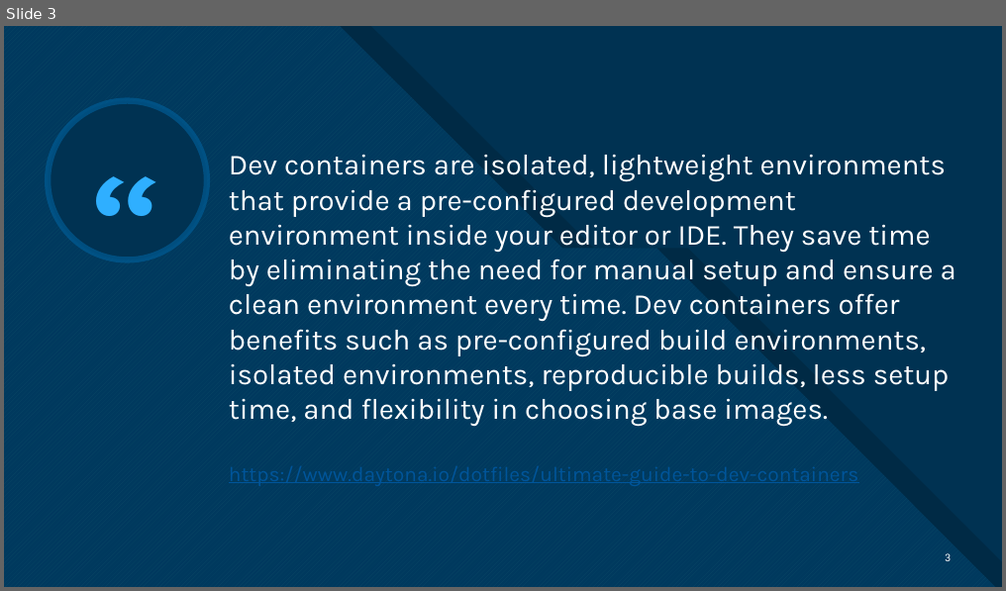
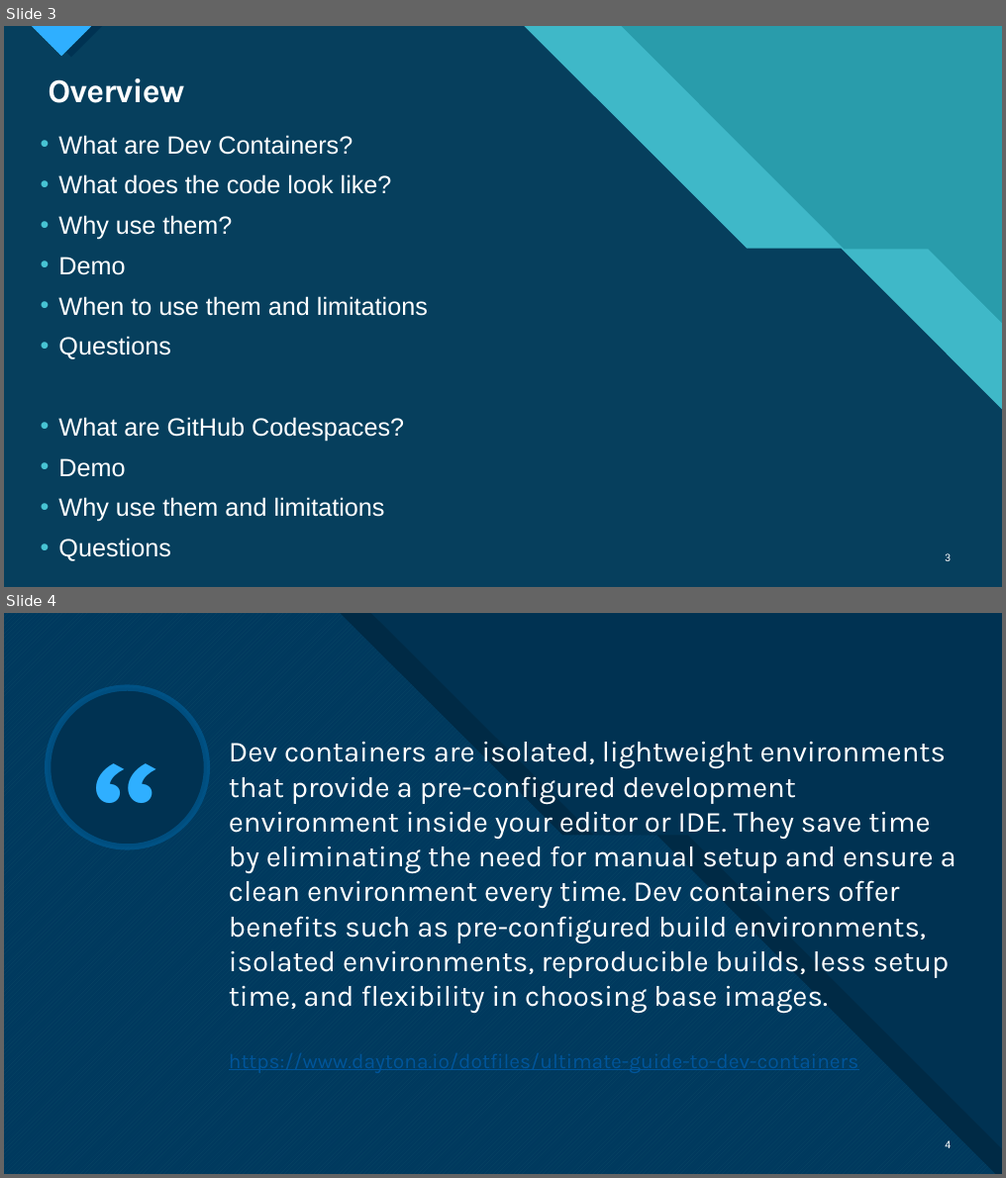
Before and after one commit to deadlydog/Presentation.DevContainersAndGitHubCodespaces, a slide deck: src/Dev Containers and GitHub Codespaces Lunch and Learn.pptx. Shown one above the other, each under a label of ours: slide 3 before the commit, slides 3 and 4 after it. The pictures are 1006x591 and 1006x1178 pixels, drawn with LibreOffice and Linux fonts; fonts in the diff are those of the drawing. Boxes give left, top, right and bottom in pixels: in the first picture for what was removed or moved away, otherwise in the second. Text is boxed around its words. In the diff, an @@ line names an element or a change of style, - is before the commit and + after.

```diff
--- a/src/Dev Containers and GitHub Codespaces Lunch and Learn.pptx
+++ b/src/Dev Containers and GitHub Codespaces Lunch and Learn.pptx
@@ slide 3 added at bbox=[4, 26, 1002, 587], background #47C3D3; not listed: 10 template elements that a slide beside it also shows @@
@@ rectangle added at bbox=[4, 26, 1002, 587], fill #299CAB @@
@@ rectangle added at bbox=[4, 26, 1002, 587], fill #299CAB @@
@@ freeform shape added at bbox=[4, 26, 1002, 587], fill #47C3D3 at 74% opacity @@
@@ freeform shape added at bbox=[4, 26, 1002, 587], fill #003352 at 90% opacity @@
@@ title added at bbox=[48, 78, 184, 103], 32 pt, text #FFFFFF, bold @@
+Overview
@@ text added at bbox=[58, 135, 428, 562], 24 pt, text #FFFFFF @@
+• What are Dev Containers?
+• What does the code look like?
+• Why use them?
+• Demo
+• When to use them and limitations
+• Questions
+• What are GitHub Codespaces?
+• Demo
+• Why use them and limitations
+• Questions
@@ page number added at bbox=[944, 554, 950, 562], 10 pt, text #FFFFFF @@
+3
@@ what was slide 3 is now slide 4 @@
@@ page number at bbox=[944, 1141, 950, 1149]: text changed @@
-3
+4
```
Also in this commit, not shown: 19 slides changed, 1 other slide added, 1 slide removed.
